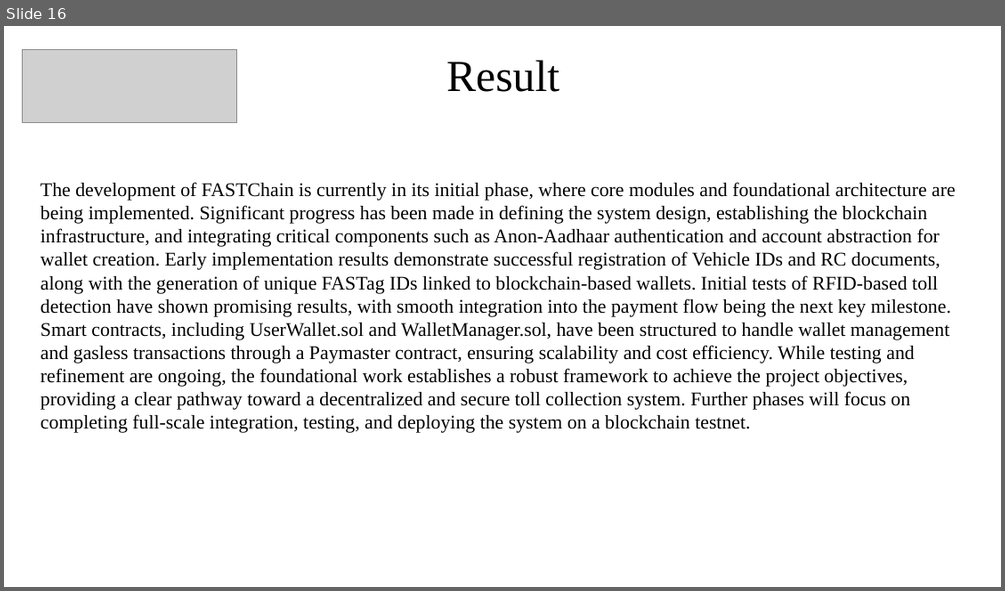
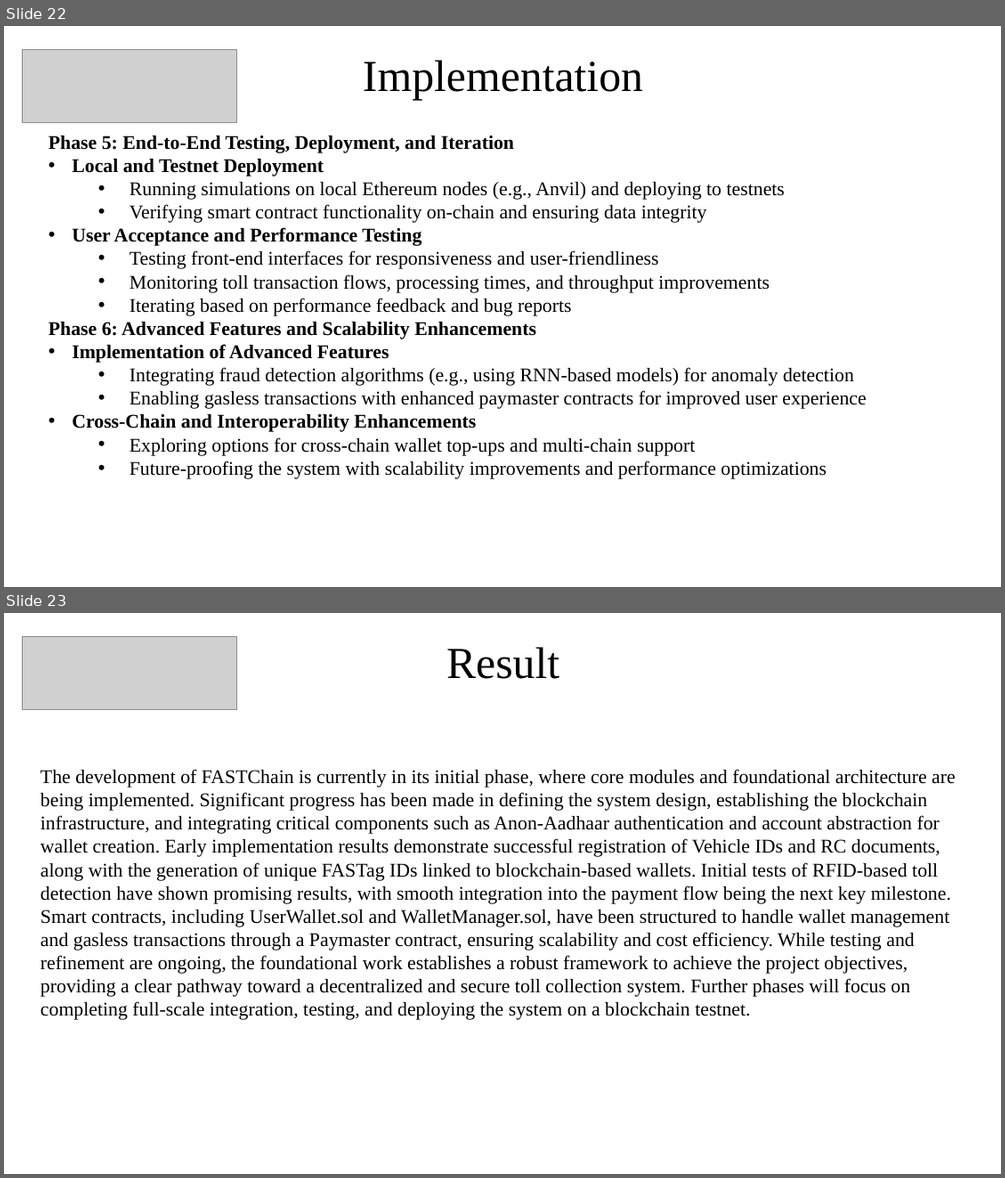
Before and after one commit to Rekklessss/fastchain, a slide deck: Docs/FASTChain-PPT-Review-1.pptx. Shown one above the other, each under a label of ours: slide 16 before the commit, slides 22 and 23 after it. The pictures are 1005x591 and 1005x1178 pixels, drawn with LibreOffice and Linux fonts; fonts in the diff are those of the drawing; grey boxes stand for pictures. Boxes give left, top, right and bottom in pixels: in the first picture for what was removed or moved away, otherwise in the second. Text is boxed around its words. In the diff, an @@ line names an element or a change of style, - is before the commit and + after.

```diff
--- a/Docs/FASTChain-PPT-Review-1.pptx
+++ b/Docs/FASTChain-PPT-Review-1.pptx
@@ slide 22 added at [4, 26, 1001, 587], background #FFFFFF @@
@@ picture added at [23, 50, 237, 123] @@
@@ title added at [363, 60, 643, 100], 32 pt, text #000000 @@
+Implementation
@@ text added at [48, 135, 866, 479], 14 pt, text #000000 @@
+Phase 5: End-to-End Testing, Deployment, and Iteration
+• Local and Testnet Deployment
+  • Running simulations on local Ethereum nodes (e.g., Anvil) and deploying to testnets
+  • Verifying smart contract functionality on-chain and ensuring data integrity
+• User Acceptance and Performance Testing
+  • Testing front‑end interfaces for responsiveness and user-friendliness
+  • Monitoring toll transaction flows, processing times, and throughput improvements
+  • Iterating based on performance feedback and bug reports
+Phase 6: Advanced Features and Scalability Enhancements
+• Implementation of Advanced Features
+  • Integrating fraud detection algorithms (e.g., using RNN-based models) for anomaly detection
+  • Enabling gasless transactions with enhanced paymaster contracts for improved user experience
+• Cross-Chain and Interoperability Enhancements
+  • Exploring options for cross‑chain wallet top-ups and multi‑chain support
+  • Future-proofing the system with scalability improvements and performance optimizations
@@ what was slide 16 is now slide 23 @@
```
Also in this commit, not shown: 1 slide changed, 6 other slides added, 3 other files.
